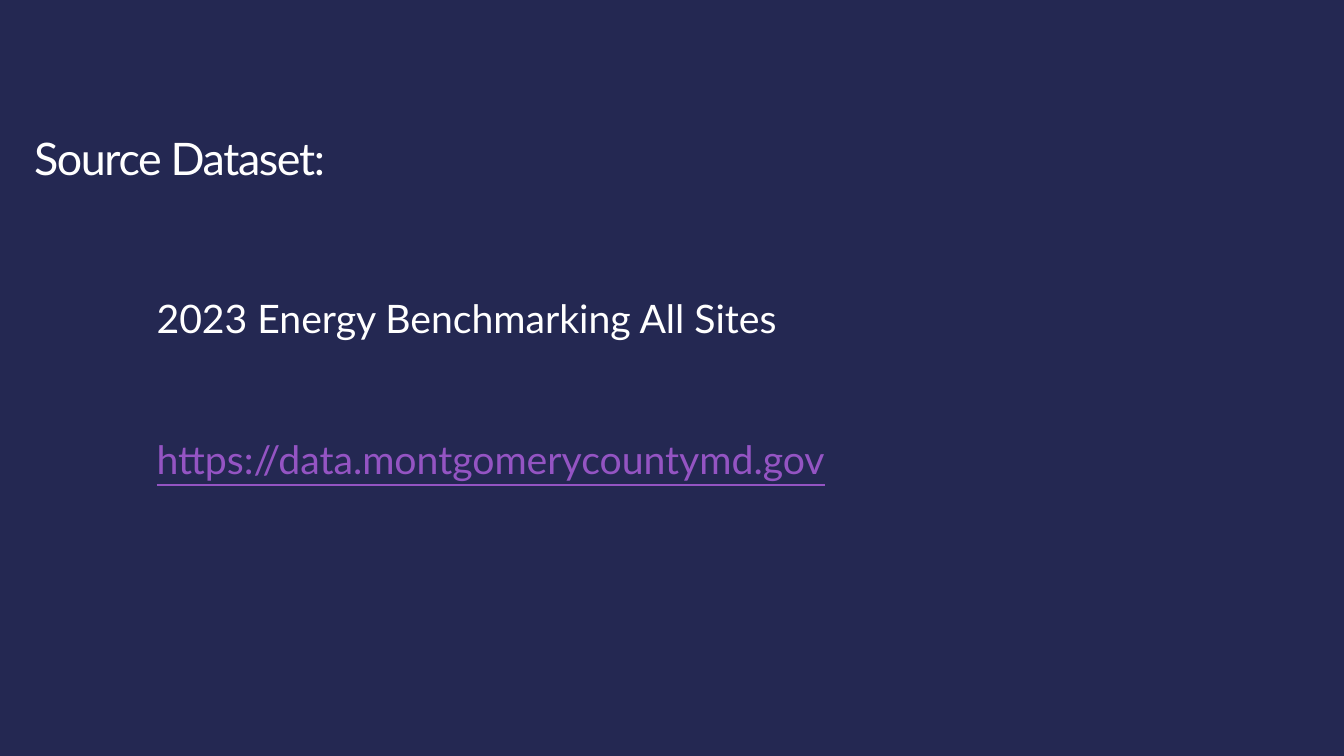
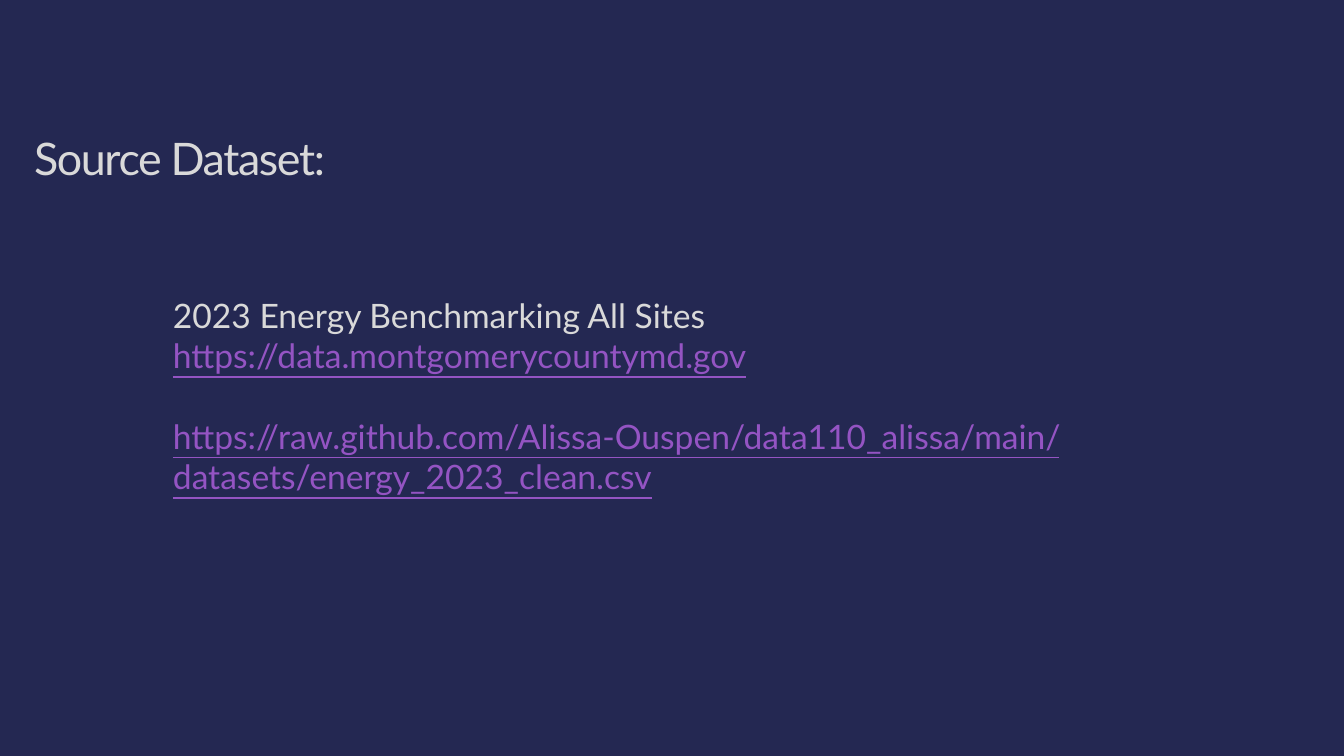
Before and after one commit to Alissa-Ouspen/data110_alissa, a slide deck: slide 2 of project1/Proj1_Present_Energy_Ouspenskaia.pptx. Drawn at 1344x756 pixels with LibreOffice and Linux fonts; fonts in the diff are those of the drawing. Boxes give left, top, right and bottom in pixels: in the first picture for what was removed or moved away, otherwise in the second. Text is boxed around its words. In the diff, an @@ line names an element or a change of style, - is before the commit and + after.

```diff
--- a/project1/Proj1_Present_Energy_Ouspenskaia.pptx
+++ b/project1/Proj1_Present_Energy_Ouspenskaia.pptx
@@ title "Source Dataset:" at box(34, 142, 325, 176): text colour #FFFFFF to #D9D9D9 @@
@@ text "2023 Energy Benchmarking All Sites": place and size @@
-text "2023 Energy Benchmarking All Sites" at box(157, 304, 825, 481)
+text "2023 Energy Benchmarking All Sites" at box(173, 303, 1061, 495)
@@ text at box(173, 303, 746, 374): size 28 to 24 pt in "2023 Energy Benchmarking All Sites", "https://data.montgomerycountymd.gov"; text colour #FFFFFF to #D9D9D9 in "2023 Energy Benchmarking All Sites" @@
@@ text at box(173, 424, 1061, 495): paragraph added @@
+https://raw.github.com/Alissa-Ouspen/data110_alissa/main/datasets/energy_2023_clean.csv
```
Also in this commit, not shown: 7 other slides changed, 11 other files.
